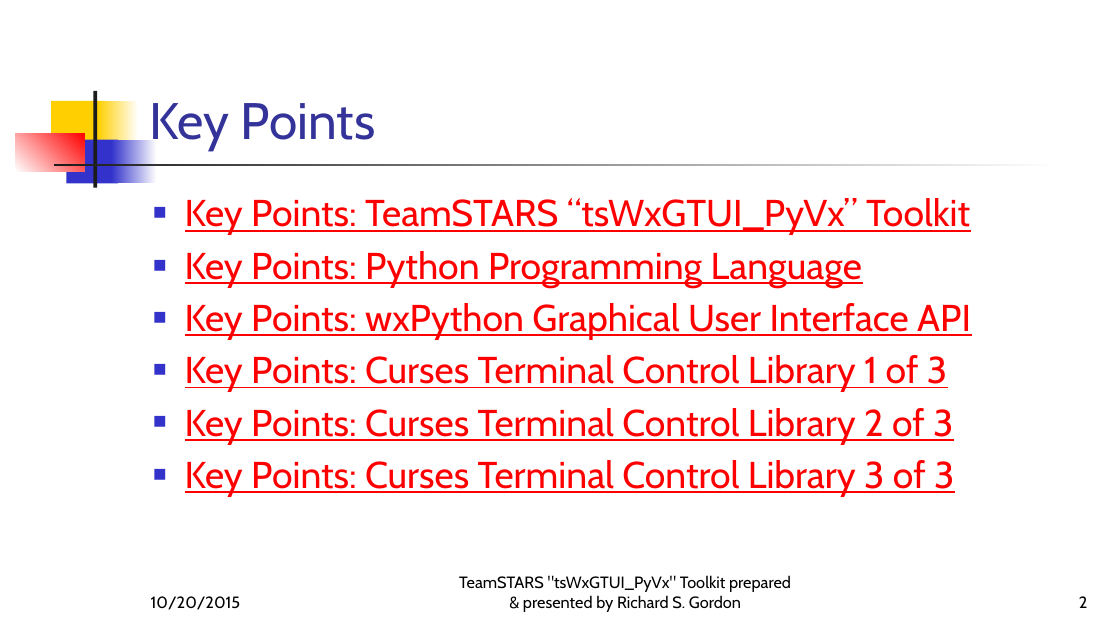
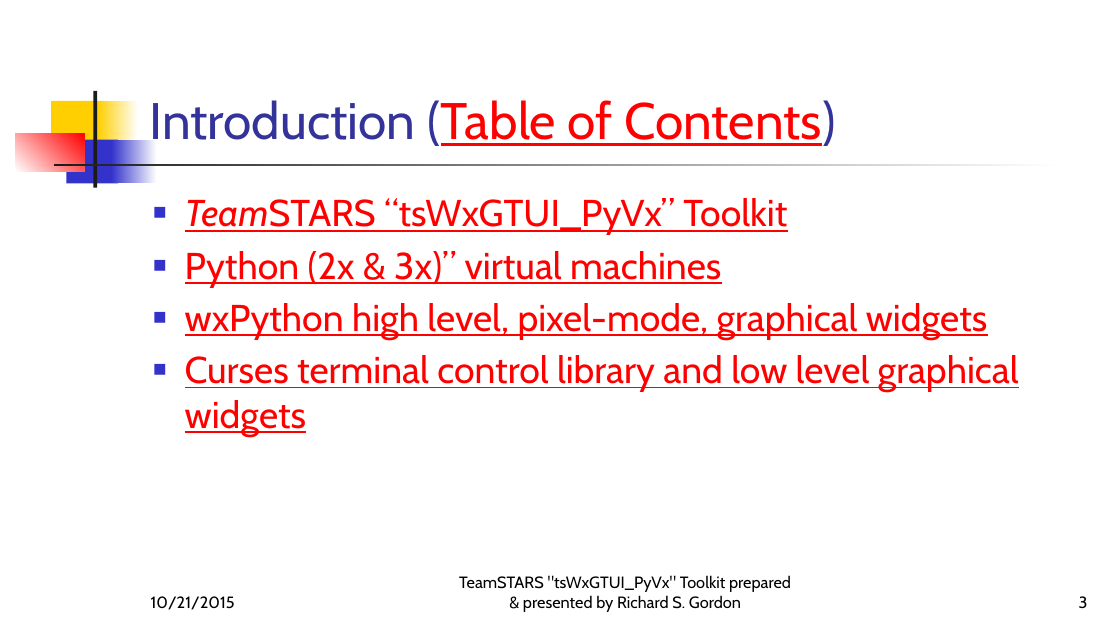
Before and after one commit to rigordo959/tsWxGTUI_PyVx_Repository, a slide deck: slide 3 of Notebooks/EngineeringNotebook/MS-PowerPoint-Files/tsWxGTUI_PyVx.pptx (slide 2 before the commit). Drawn at 1120x630 pixels with LibreOffice and Linux fonts; fonts in the diff are those of the drawing. Boxes give left, top, right and bottom in pixels: in the first picture for what was removed or moved away, otherwise in the second. Text is boxed around its words. In the diff, an @@ line names an element or a change of style, - is before the commit and + after.

Commit message:
Re-organize and clarify MS PowerPoint Presentation.

```diff
--- a/Notebooks/EngineeringNotebook/MS-PowerPoint-Files/tsWxGTUI_PyVx.pptx
+++ b/Notebooks/EngineeringNotebook/MS-PowerPoint-Files/tsWxGTUI_PyVx.pptx
@@ title at (149, 100, 835, 146): text changed; text colour #333399 to #FF0000 @@
-Key Points
+Introduction (Table of Contents)
@@ text at (185, 198, 1019, 437): text changed @@
-■ Key Points: TeamSTARS “tsWxGTUI_PyVx” Toolkit
-■ Key Points: Python Programming Language
-■ Key Points: wxPython Graphical User Interface API
-■ Key Points: Curses Terminal Control Library 1 of 3
-■ Key Points: Curses Terminal Control Library 2 of 3
-■ Key Points: Curses Terminal Control Library 3 of 3
+■ TeamSTARS “tsWxGTUI_PyVx” Toolkit
+■ Python (2x & 3x)” virtual machines
+■ wxPython high level, pixel-mode, graphical widgets
+■ Curses terminal control library and low level graphical widgets
@@ text at (151, 596, 235, 610): text changed @@
-10/20/2015
+10/21/2015
@@ page number at (1079, 596, 1088, 609): text changed @@
-2
+3
```
Also in this commit, not shown: 57 other slides changed, 1 slide added, 4 slides removed.
